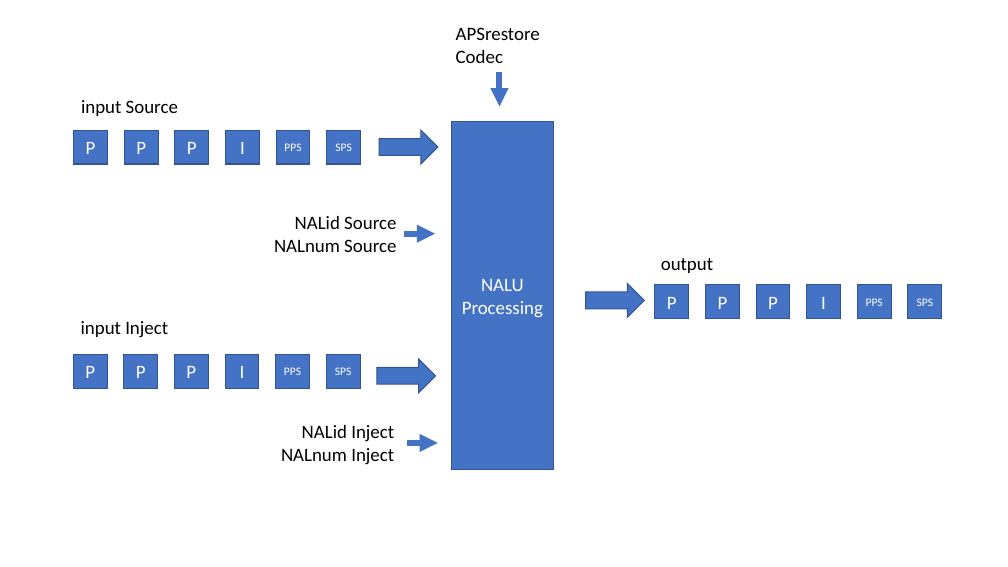
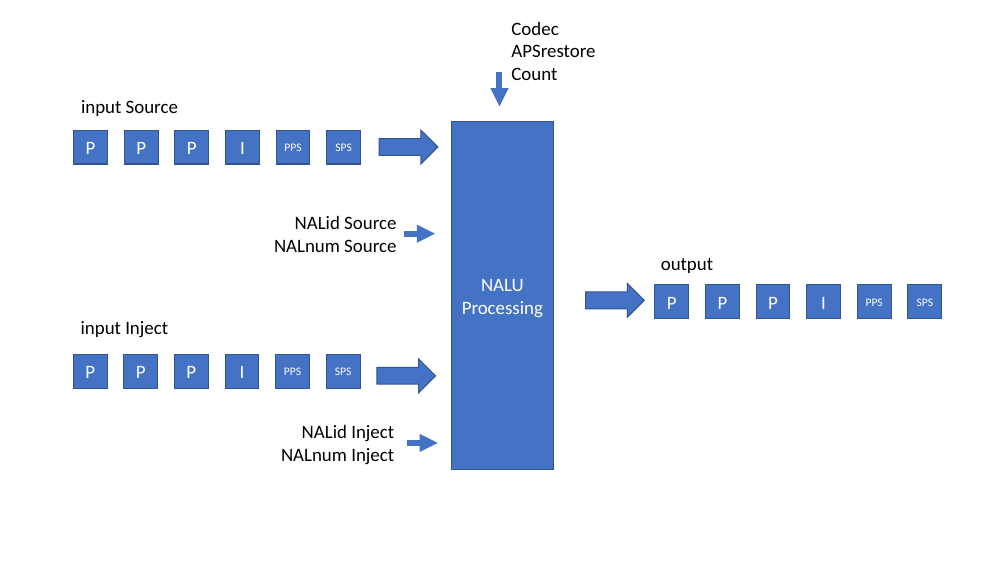
Before and after one commit to IDLabMedia/NALUProcessing, a slide deck: slide 1 of docs/NALUProcessing.pptx. Drawn at 1008x567 pixels with LibreOffice and Linux fonts; fonts in the diff are those of the drawing. Boxes give left, top, right and bottom in pixels: in the first picture for what was removed or moved away, otherwise in the second. Text is boxed around its words. In the diff, an @@ line names an element or a change of style, - is before the commit and + after.

Commit message:
command line parameter change: Count, APSrestore

```diff
--- a/docs/NALUProcessing.pptx
+++ b/docs/NALUProcessing.pptx
@@ text "Codec" moved from (x1=456, y1=27, x2=540, y2=63) to (x1=511, y1=22, x2=595, y2=80) @@
@@ text at (x1=511, y1=22, x2=558, y2=35): paragraph added @@
+Codec
@@ text at (x1=511, y1=67, x2=557, y2=80): text changed @@
-Codec
+Count
```
Also in this commit, not shown: 2 other slides changed, 5 other files.
